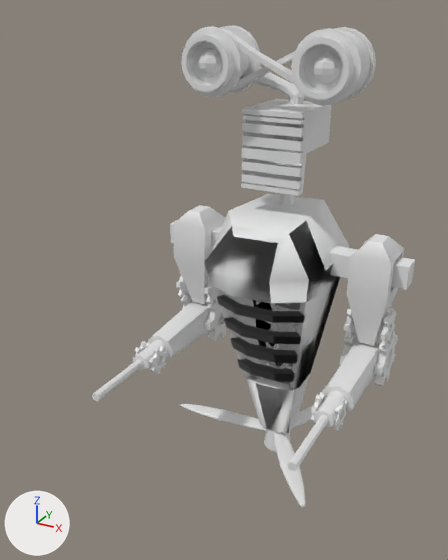
Two versions of the FBX model Awesome-GGJ-2014-Game/Assets/Models/Characters/Mecha.fbx, one commit apart.
Rendered twice from a 50 mm lens placed at (0.0781, -0.1761, 0.0152), pointed at (-0.0089, -0.0178, -0.0639). The lights are fixed; the arrows at lower left show +X, +Y and +Z. Materials are left out; every surface is plain grey. Where no turn or scale is listed for an object, it has been applied to the vertices.

The first picture shows 'Body', 'arm', 'arm.001', 'arm2', 'arm2.001', 'arm3', 'arm3.001', 'band', 'chin', 'chinGrill', 'chinPipe', 'eye', 'eye1', 'eyeBall', 'eyeBall2', 'eyePipe', 'polySurface21', 'polySurface22', 'shoulder.001', 'weaponTip'.
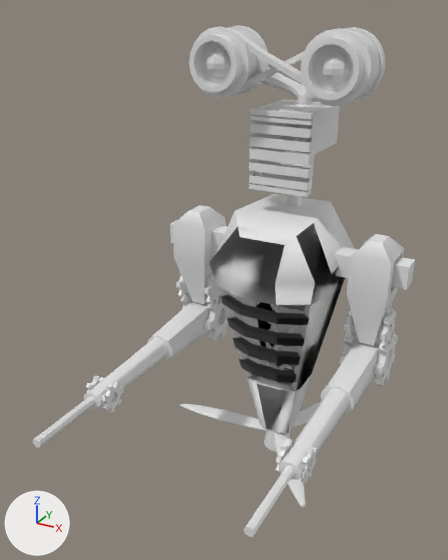
Where the newer file only moved an object's origin or applied its transform, the numbers keep the older frame.

Where the change shows, as pixel boxes [x1, y1, x2, y2] in the pictures (448 x 560 px):
'Body', mesh turned: before [204, 194, 350, 433]; after [209, 194, 355, 434]
'eye', moved: before [291, 27, 376, 106]; after [300, 27, 385, 106]
'eye1', moved: before [181, 25, 261, 97]; after [189, 26, 269, 98]
'chin', moved: before [241, 99, 331, 196]; after [249, 100, 339, 197]
'chinGrill', moved: before [241, 115, 304, 190]; after [249, 116, 313, 191]
'band', moved: before [224, 29, 370, 95]; after [232, 29, 380, 95]
'arm3.001', moved: before [314, 391, 347, 427]; after [279, 389, 349, 479]
'arm3', moved: before [133, 340, 167, 370]; after [84, 338, 168, 408]
'weaponTip.001', moved: before [288, 415, 329, 471]; after [244, 466, 295, 537]
'weaponTip', moved: before [92, 359, 144, 401]; after [33, 396, 95, 448]
'eyeBall', moved: before [313, 52, 340, 83]; after [323, 52, 350, 84]
'eyePipe', moved: before [254, 67, 304, 120]; after [261, 68, 312, 121]
'eyeBall2', moved: before [199, 48, 222, 77]; after [206, 48, 230, 77]
'polySurface21', moved: before [149, 346, 168, 374]; after [101, 381, 124, 412]
'polySurface22.001', moved: before [334, 398, 347, 431]; after [301, 447, 317, 483]
'polySurface21.001', moved: before [311, 392, 325, 423]; after [275, 438, 292, 474]
'chinPipe', moved: before [280, 136, 297, 205]; after [287, 136, 305, 206]
'polySurface22', moved: before [133, 341, 150, 363]; after [84, 376, 104, 400]

Patch to the scene script:
```diff
--- a/Awesome-GGJ-2014-Game/Assets/Models/Characters/Mecha.fbx.py
+++ b/Awesome-GGJ-2014-Game/Assets/Models/Characters/Mecha.fbx.py
@@ me_mesh @@
 me_mesh.from_pydata(...)  # 122 vertices, 109 faces; spans x -0.0231..0.0187, y -0.0166..0.0313, z -0.1341..-0.0457
 # used by ob_body_1; location = (0.0, 0.0, 0.0)
+# me_mesh part 1: the whole mesh is turned 1.7 degrees about the y axis through its middle, then moved by (0.0011, 0.0, 0.0)
@@ ob_eyepipe @@
 ob_eyepipe = bpy.data.objects.new('eyePipe', me_mesh_013)
-ob_eyepipe.location = (-0.0023, 0.0, 0.0)
+ob_eyepipe.location = (0.0004, 0.0, 0.0)
@@ ob_weapontip @@
 ob_weapontip = bpy.data.objects.new('weaponTip', me_mesh_023)
-ob_weapontip.location = (-0.0337, -0.0415, -0.0943)
+ob_weapontip.location = (-0.0337, -0.0666, -0.0943)
@@ ob_chin @@
 ob_chin = bpy.data.objects.new('chin', me_mesh_010)
-ob_chin.location = (-0.0023, 0.0, 0.0)
+ob_chin.location = (0.0004, 0.0, 0.0)
@@ ob_chingrill @@
 ob_chingrill = bpy.data.objects.new('chinGrill', me_mesh_009)
-ob_chingrill.location = (-0.0023, 0.0, 0.0)
+ob_chingrill.location = (0.0004, 0.0, 0.0)
@@ ob_arm3 @@
 ob_arm3.parent = ob_arm2control
-ob_arm3.location = (4.416, 9.529, 1.308)
+ob_arm3.location = (4.416, 9.529, 3.818)
@@ ob_polysurface21 @@
 ob_polysurface21 = bpy.data.objects.new('polySurface21', me_mesh_022)
-ob_polysurface21.location = (0.0, 0.0, 0.0)
+ob_polysurface21.location = (0.0, -0.0251, 0.0)
@@ ob_arm3_001 @@
 ob_arm3_001.parent = ob_arm2control_001
-ob_arm3_001.location = (4.416, 9.529, 1.308)
+ob_arm3_001.location = (4.416, 9.529, 3.818)
@@ ob_eyeball2 @@
 ob_eyeball2 = bpy.data.objects.new('eyeBall2', me_mesh_006)
-ob_eyeball2.location = (-0.0023, 0.0, 0.0)
+ob_eyeball2.location = (0.0004, 0.0, 0.0)
@@ ob_eye1 @@
 ob_eye1 = bpy.data.objects.new('eye1', me_mesh_004)
-ob_eye1.location = (-0.0023, 0.0, 0.0)
+ob_eye1.location = (0.0004, 0.0, 0.0)
@@ ob_eyeball @@
 ob_eyeball = bpy.data.objects.new('eyeBall', me_mesh_007)
-ob_eyeball.location = (-0.0023, 0.0, 0.0)
+ob_eyeball.location = (0.0004, 0.0, 0.0)
@@ ob_eye @@
 ob_eye = bpy.data.objects.new('eye', me_mesh_005)
-ob_eye.location = (-0.0023, 0.0, 0.0)
+ob_eye.location = (0.0004, 0.0, 0.0)
@@ ob_band @@
 ob_band = bpy.data.objects.new('band', me_mesh_008)
-ob_band.location = (-0.0023, 0.0, 0.0)
+ob_band.location = (0.0004, 0.0, 0.0)
@@ ob_chinpipe @@
 ob_chinpipe = bpy.data.objects.new('chinPipe', me_mesh_011)
-ob_chinpipe.location = (-0.0023, 0.0, 0.0)
+ob_chinpipe.location = (0.0004, 0.0, 0.0)
@@ ob_polysurface22 @@
 ob_polysurface22 = bpy.data.objects.new('polySurface22', me_mesh_021)
-ob_polysurface22.location = (0.0, 0.0, 0.0)
+ob_polysurface22.location = (0.0, -0.0251, 0.0)
```
